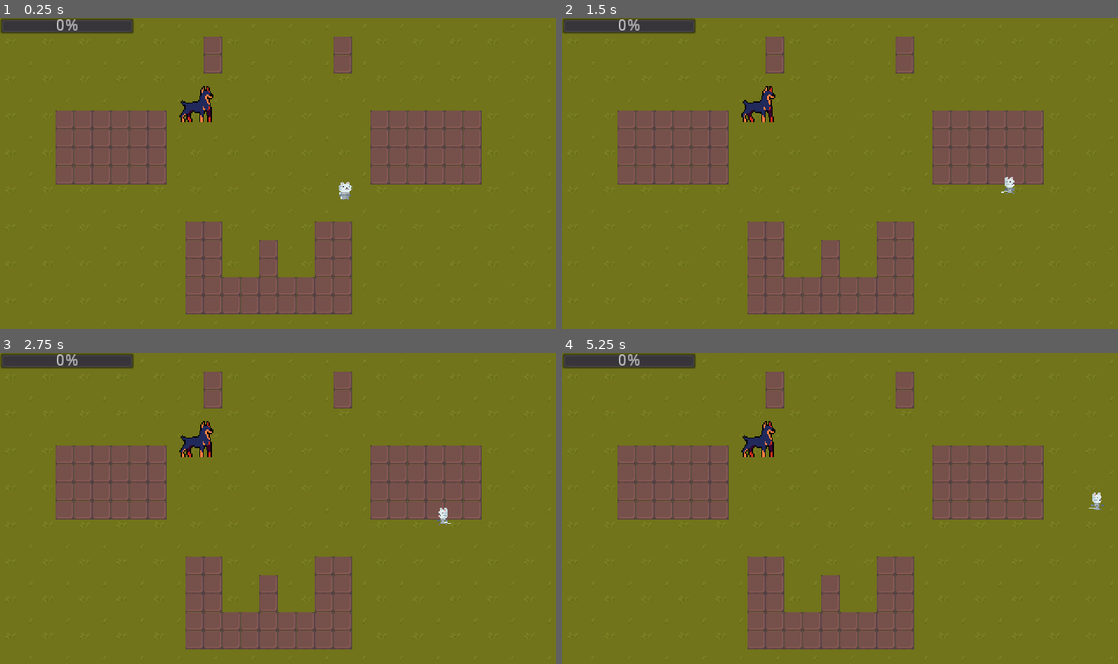
Above: before the commit, frames 1-4 (two rows, left to right).
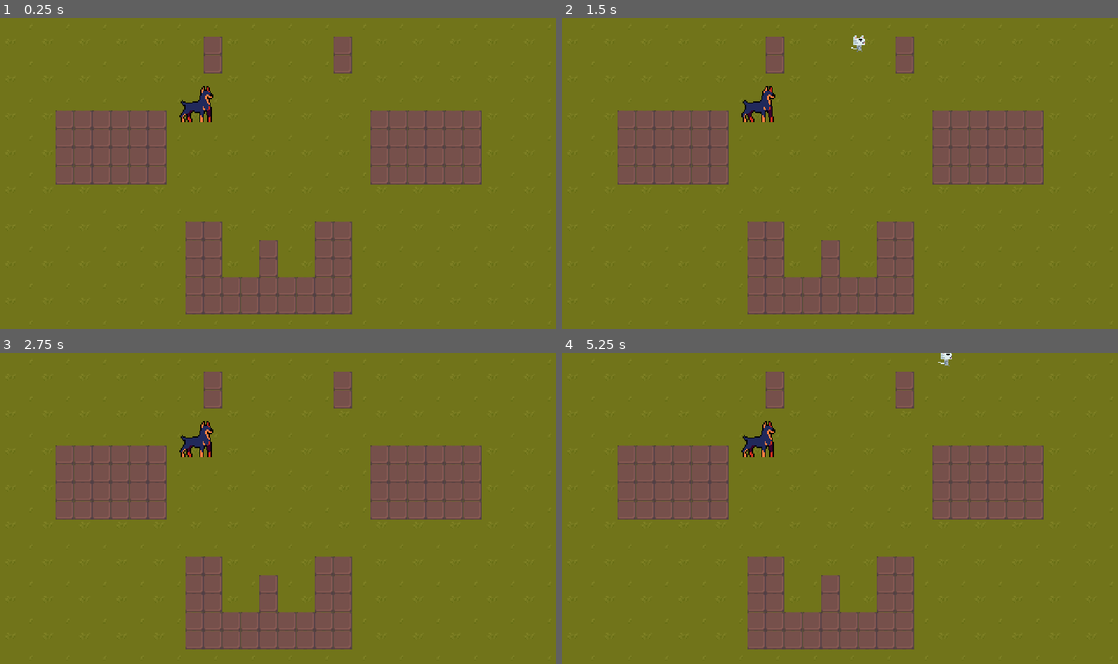
Above: after the commit, the same moments.

Repository: Jojosefina/CasiDemo
Game: Godot game, scene res://escenas/Game.tscn
Same seed, same stepped clock (60 frames per second), same inputs: the game is played once before the commit and once after it. The project has no main scene, so this scene is started directly.
Inputs (mouse positions are in pixels of both pictures, inside the frame that each line leads up to):
- Up to frame 1 (0.25 s): no input
- Up to frame 2 (1.5 s): move the mouse to (962, 157) at 0.52 s; hold Right (RIGHT) from 0.53 s (still down); tap Z (melee, bound only after the commit) at 0.6, 1.35 s; tap Up (UP) at 0.77 s; move the mouse to (728, 189) at 1.27 s
- Up to frame 3 (2.75 s): tap Up (UP) at 1.52 s; move the mouse to (333, 440) at 2.02 s; release Right (RIGHT) at 2.03 s; hold Left (LEFT) from 2.03 s (still down); tap Z (melee, bound only after the commit) at 2.1 s
- Up to frame 4 (5.25 s): move the mouse to (812, 570) at 2.77 s; release Left (LEFT) at 2.78 s; hold Right (RIGHT) 2.78-4.28 s; tap Z (melee, bound only after the commit) every 0.75 s from 2.85 to 5.1 s; tap Up (UP) at 3.02, 3.77, 4.52 s; move the mouse to (1006, 555) at 3.52 s; move the mouse to (673, 461) at 4.27 s; hold Left (LEFT) 4.28-5.03 s; move the mouse to (867, 508) at 5.02 s; hold Right (RIGHT) from 5.03 s (still down)

The runs differ from the first frame. In frame 1, 1.2% of the frame differs, in the area x 0-64%, y 0-59%; in frame 2, 1.3%, in the area x 0-82%, y 0-57%; in frame 3, 1.2%; in frame 4, 1.3%.

Commit message:
trabajo eon el sprite en progreso, se agrega un area de colision para el ataque

Diff:
--- a/KWG/Chaarcteres/Player/Player.gd
+++ b/KWG/Chaarcteres/Player/Player.gd
@@ -6,11 +6,13 @@
 #campo de vision
 var detection_value=0.0
 const MAX_LEVEL_DETECTTION=100
+onready var melee_area = $melee
 
 
 func _ready():
 	$AnimationTree.active = true
 	detection_bar.max_value=MAX_LEVEL_DETECTTION
+	melee_area.connect("body_entered", self, "_on_melee_area_entered")
 
 # Cosa de deteccion
 
@@ -29,6 +31,10 @@
 	var target_velX = (Input.get_action_strength("RIGHT") - Input.get_action_strength("LEFT"))
 	var target_velY = (Input.get_action_strength("DOWN") - Input.get_action_strength("UP"))
 	lin_vel = move_and_slide(lin_vel)
+
+	if PLAYBACK.get_current_node() == "basic_attack":
+		target_velX = 0
+		target_velY = 0
 
 	# VELOCIDAD EN X
 	if target_velX != 0:
@@ -54,7 +60,15 @@
 		scale.x *= -1
 	velocidad=move_and_slide(velocidad)
 	#animaciones
-	if lin_vel.length() >= 10:
-		PLAYBACK.travel("Run")
-	else:
-		PLAYBACK.travel("IdleCat")
+	var attacking = false
+	if Input.is_action_just_pressed("melee"):
+		PLAYBACK.travel("basic_attack")
+		attacking = true
+	if not attacking:
+		if lin_vel.length() >= 10:
+			PLAYBACK.travel("Run")
+		else:
+			PLAYBACK.travel("IdleCat")
+
+func _on_melee_area_entered(body:Node):
+	print("ola")
--- a/KWG/Chaarcteres/Player/Player.tscn
+++ b/KWG/Chaarcteres/Player/Player.tscn
@@ -1,8 +1,9 @@
-[gd_scene load_steps=5 format=2]
+[gd_scene load_steps=6 format=2]
 
 [ext_resource path="res://escenas/Pepe.tscn" type="PackedScene" id=1]
 [ext_resource path="res://Chaarcteres/Player/Player.gd" type="Script" id=2]
 [ext_resource path="res://Chaarcteres/Player/FSM_player.gd" type="Script" id=3]
+[ext_resource path="res://Art/heroes/Gatito_cyborg1.png" type="Texture" id=4]
 
 [sub_resource type="AnimationNodeStateMachinePlayback" id=1]
 
@@ -12,5 +13,18 @@
 [node name="FiniteStateMachine" parent="." index="0"]
 script = ExtResource( 3 )
 
+[node name="Sprite" parent="." index="2"]
+texture = ExtResource( 4 )
+offset = Vector2( -129, -122 )
+hframes = 15
+vframes = 15
+
 [node name="AnimationTree" parent="." index="4"]
 parameters/playback = SubResource( 1 )
+
+[node name="DetectionBar" parent="CanvasLayer" index="0"]
+visible = false
+
+[node name="melee" type="Area2D" parent="." index="6"]
+
+[node name="CollisionShape2D" type="CollisionShape2D" parent="melee" index="0"]
--- a/KWG/project.godot
+++ b/KWG/project.godot
@@ -97,6 +97,11 @@
 "events": [ Object(InputEventKey,"resource_local_to_scene":false,"resource_name":"","device":0,"alt":false,"shift":false,"control":false,"meta":false,"command":false,"pressed":false,"scancode":0,"physical_scancode":16777231,"unicode":0,"echo":false,"script":null)
  ]
 }
+melee={
+"deadzone": 0.5,
+"events": [ Object(InputEventKey,"resource_local_to_scene":false,"resource_name":"","device":0,"alt":false,"shift":false,"control":false,"meta":false,"command":false,"pressed":false,"scancode":0,"physical_scancode":90,"unicode":0,"echo":false,"script":null)
+ ]
+}
 
 [layer_names]
 
Not shown, added: KWG/Art/heroes/Gatito_cyborg1.png.import
Not shown, added: KWG/Art/heroes/image.png.import
